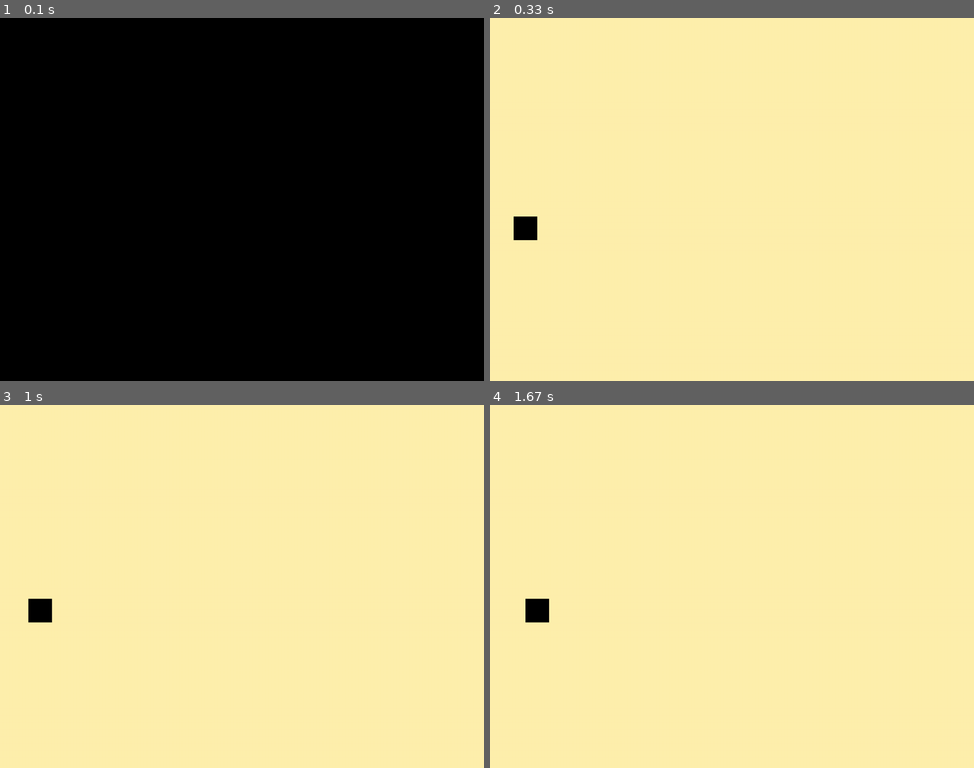
Above: before the commit, frames 1-4 (two rows, left to right).
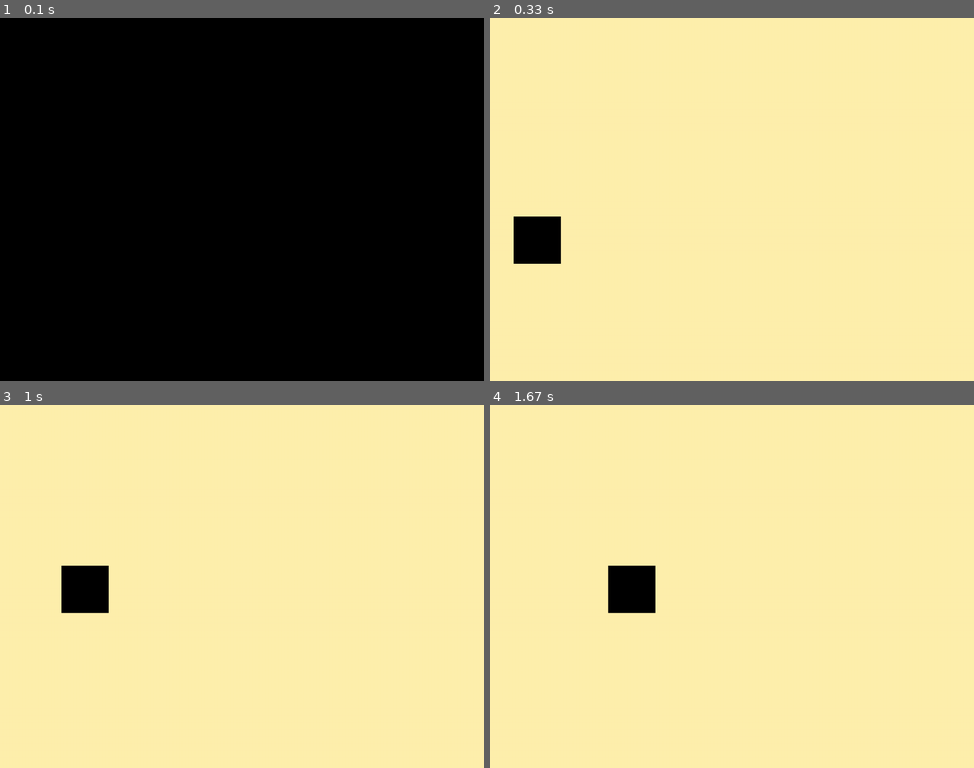
Above: after the commit, the same moments.

Repository: VicoVee/pygame-learning
Game: pygame game, started from trash.py
Two runs of this game, one before a commit and one after it. Both use one fixed random seed, a clock stepped at 60 frames per second and the inputs below.
Inputs:
- Up to frame 1 (0.1 s): no input
- Up to frame 2 (0.33 s): no input
- Up to frame 3 (1 s): hold D 0.33-0.8 s; hold W from 0.83 s (still down)
- Up to frame 4 (1.67 s): release W at 1.13 s; hold D 1.17-1.63 s

Frame 1 is identical in both runs. In frame 2, 1.0% of the frame differs, in the area x 4-15%, y 54-68%; in frame 3, 1.6%, in the area x 5-23%, y 44-60%; in frame 4, 1.6%.

Commit message:
Readjusted the movement so that there are now boundaries that the charcter cannot cross. Also set the movements as if-else due to the janky look caused by the previous if-statements

Diff:
--- a/trash.py
+++ b/trash.py
@@ -17,9 +17,9 @@
     #Up-Down starts from 0 to 500 as well
 x = 50
 y = 420
-width = 50
-height = 50
-speed = 5
+width = 100
+height = 100
+speed = 40
 
 run = True
 while run:
@@ -34,13 +34,13 @@
         keys = pygame.key.get_pressed()
 
         #Checks the key and moves the character correspondingly
-        if keys[pygame.K_a]:
+        if keys[pygame.K_a] and x > 1:
             x -= speed
-        if keys[pygame.K_d]:
+        elif keys[pygame.K_d] and x < 900:
             x += speed
-        if keys[pygame.K_w]:
+        elif keys[pygame.K_w] and y > 1:
             y -= speed
-        if keys[pygame.K_s]:
+        elif keys[pygame.K_s] and y < 700:
             y += speed
 
     #Load Background
